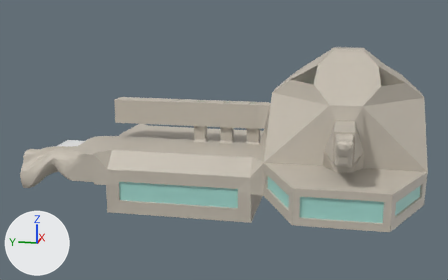
What one commit did to the glTF model glb/Level1.glb.
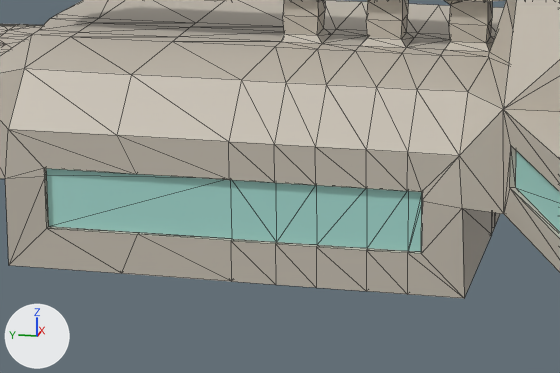
Each version appears first whole from a 50 mm lens placed at (-88.0, -22.1, 30.5), pointed at (-5.3, -5.5, 9.8), and next in a close-up on the part from 23% to 63% of the width and 46% to 88% of the height. Lighting does not change. The marker at lower left points along +X, +Y and +Z. The close-ups show mesh edges as thin lines. Where no turn or scale is listed for an object, it has been applied to the vertices. Vertices at the same position are counted once.

The first close-up shows 'CrushedHallway-col', 'Room-col', 'Window-001-col', 'Window-003-col'.
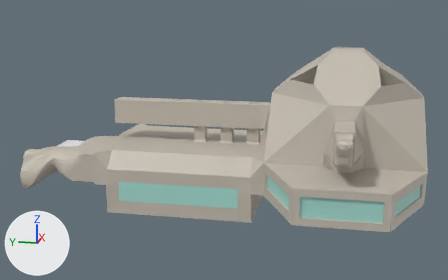
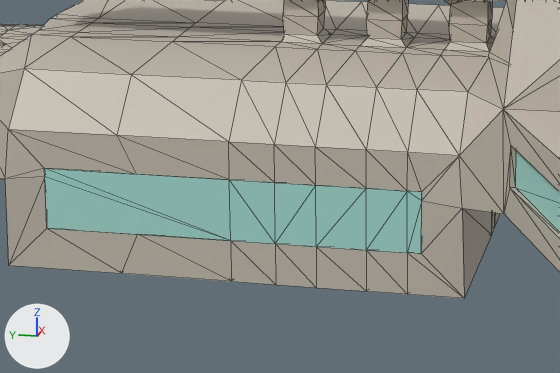
Edits to the bpy script that builds the scene:
```text
Change me_plane_010:
    used by ob_window_001_col; location = (0.0, 0.0, 0.0)
    remove me_plane_010.from_pydata(...)  # 16 vertices, 14 faces; spans x -10.0, y -8.4..8.4, z 1.6..4.4
    add me_plane_010.from_pydata(...)  # 32 vertices, 60 faces; spans x -10.2..-10.0, y -8.4..8.4, z 1.6..4.4
    me_plane_010 part 1
    16 vertices are added at x -10.2, y -8.4..8.4, z 1.6..4.4
    46 new faces join them
```

Boxes [x1, y1, x2, y2] around the edits, measured in the close-ups (560 x 373 px):
'Window-001-col', reshaped: before [46, 168, 422, 252]; after [44, 168, 422, 254]
part 1 of me_plane_010, added (cyan): after [44, 168, 422, 254]
